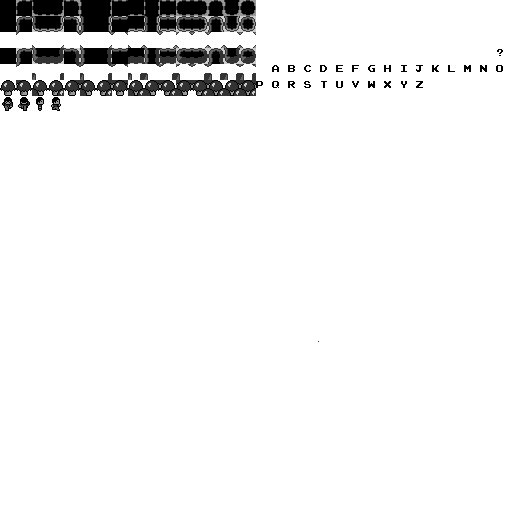
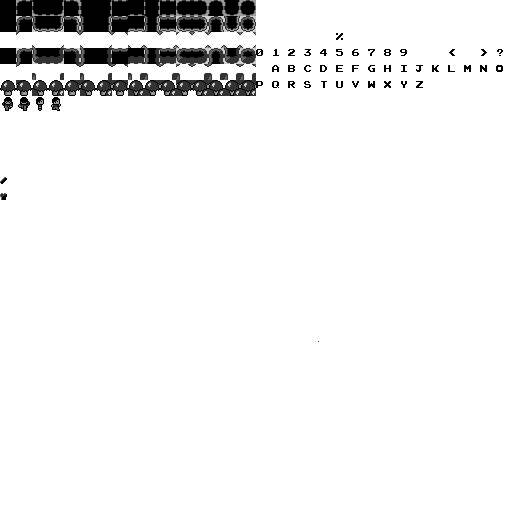
Revision of a layered (512, 512) image; what changed, layer by layer:
painted on "spritesheet.png" over [0, 33, 501, 200]
